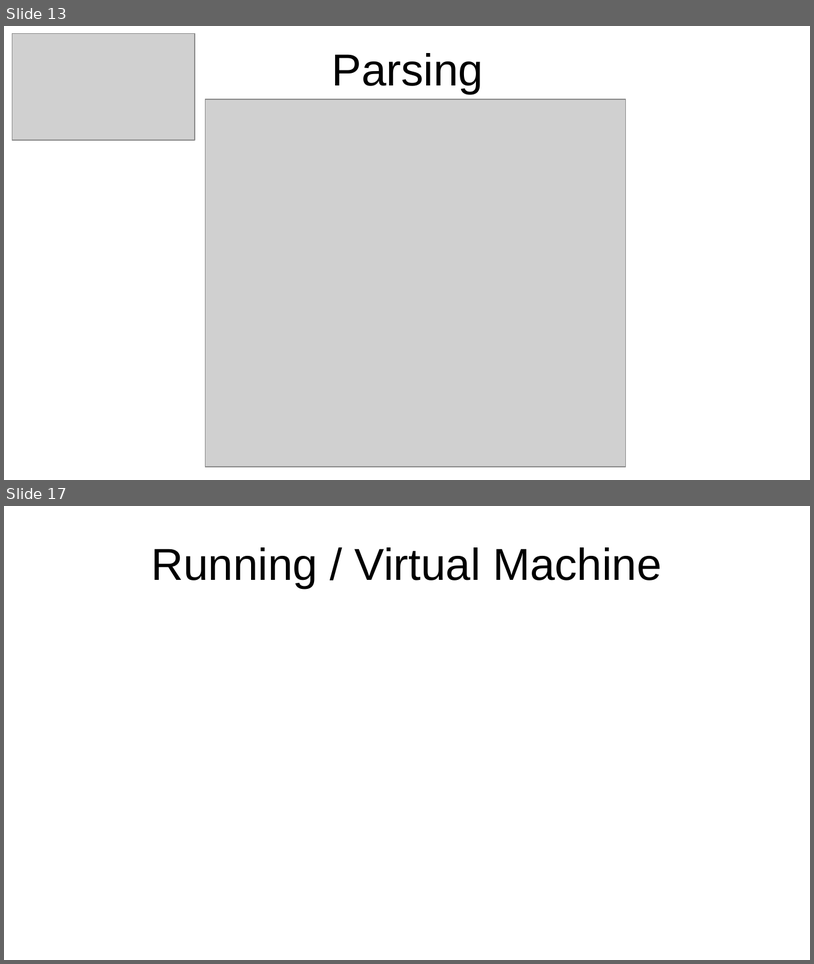
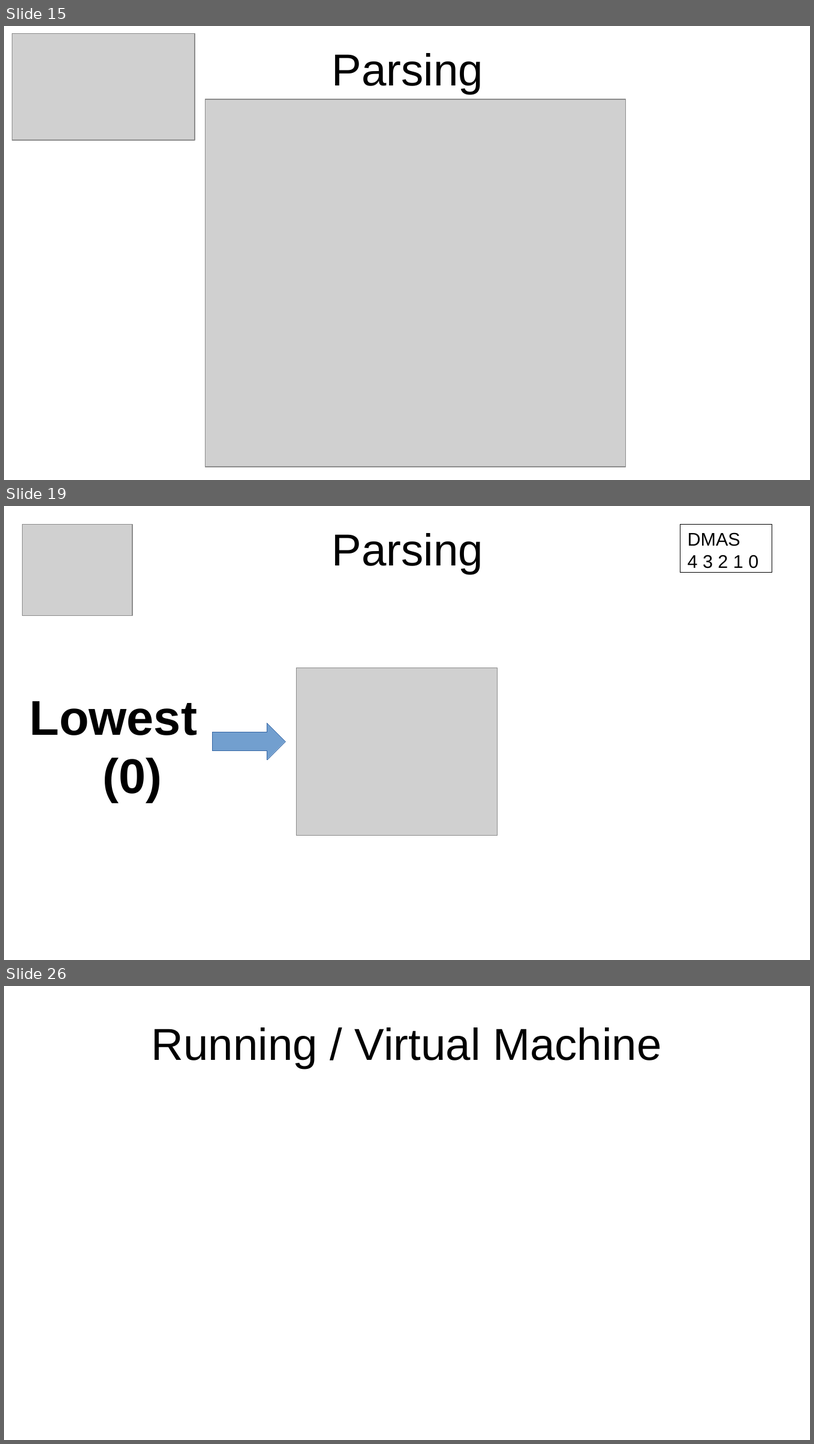
Before and after one commit to grab-a-byte/CalculatorCompiler, a slide deck: slides/Compiler Slides.odp. Shown one above the other, each under a label of ours: slides 13 and 17 before the commit, slides 15, 19 and 26 after it; the slides between them are not shown. The pictures are 814x964 and 814x1444 pixels, drawn with LibreOffice and Linux fonts; fonts in the diff are those of the drawing; grey boxes stand for pictures. Boxes give left, top, right and bottom in pixels: in the first picture for what was removed or moved away, otherwise in the second. Text is boxed around its words. In the diff, an @@ line names an element or a change of style, - is before the commit and + after.

```diff
--- a/slides/Compiler Slides.odp
+++ b/slides/Compiler Slides.odp
@@ slide 19 added at box(4, 506, 810, 960), background #FFFFFF @@
@@ picture added at box(22, 524, 133, 616) @@
@@ title added at box(332, 533, 483, 574), 44 pt, text #000000 @@
+Parsing
@@ rectangle added at box(681, 524, 773, 573), outline #000000 0 pt, 18 pt, text #000000 @@
+DMAS
+4 3 2 1 0
@@ picture added at box(297, 668, 498, 835) @@
@@ text added at box(29, 701, 197, 802), 48 pt, text #000000, bold @@
+Lowest
+(0)
@@ right arrow added at box(213, 723, 286, 760), fill #729FCF, outline #3465A4 0 pt @@
@@ what was slide 13 is now slide 15 @@
@@ what was slide 17 is now slide 26 @@
```
Also in this commit, not shown: 2 slides changed, 11 other slides added, 2 slides removed, 2 other files.
